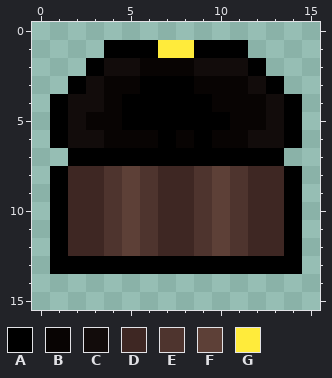
Pixel-art sprite: Assets/Assety/Vlastni grafika/chestOpen.png. That is the earlier state.
The file is 16x16 pixels.
Palette (. is transparent): A #000000  B #080403  C #120c0b  D #3e2723  E #4e342e  F #5d4037  G #ffeb3b
Pixels before, first column x 1:
 1 ...AAAGGAAA...
 2 ..ACCBBBCCCA..
 3 .ACBBAAABBBCA.
 4 ACCBAAAAABBBCA
 5 ACBBAAAAAABBCA
 6 ACCBBBABABBCCA
 7 .AAAAAAAAAAAA.
 8 ADDEFEDDEFEDDA
 9 ADDEFEDDEFEDDA
10 ADDEFEDDEFEDDA
11 ADDEFEDDEFEDDA
12 ADDEFEDDEFEDDA
13 AAAAAAAAAAAAAA
And afterwards:
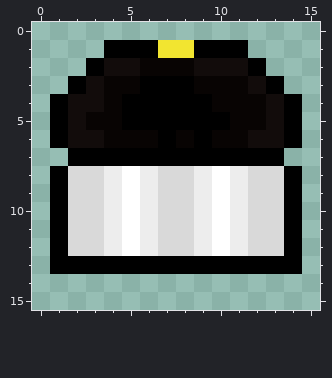
The edit:
colour D: #3e2723 -> #d9d9d9
colour E: #4e342e -> #ededed
colour F: #5d4037 -> #ffffff
colour G: #ffeb3b -> #f2e530
